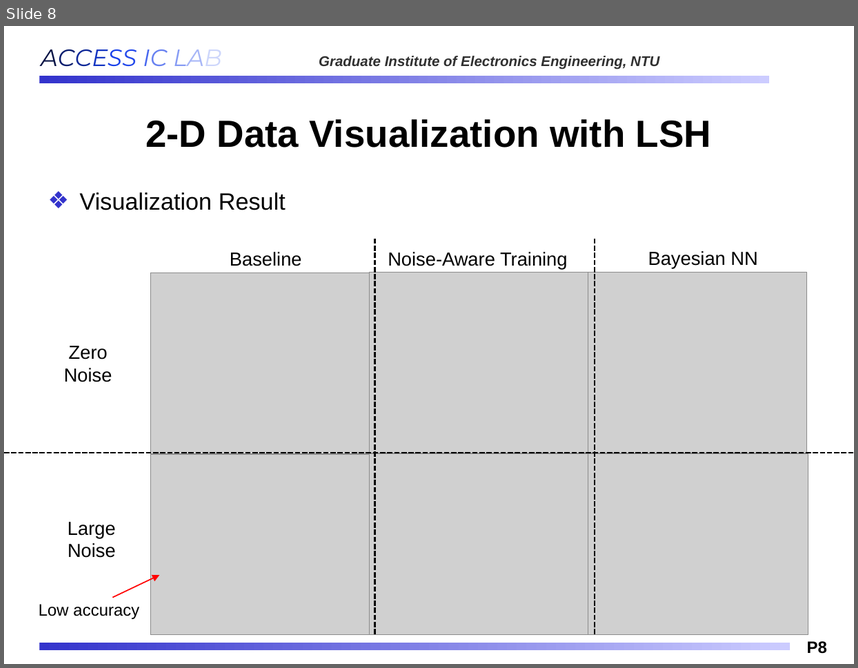
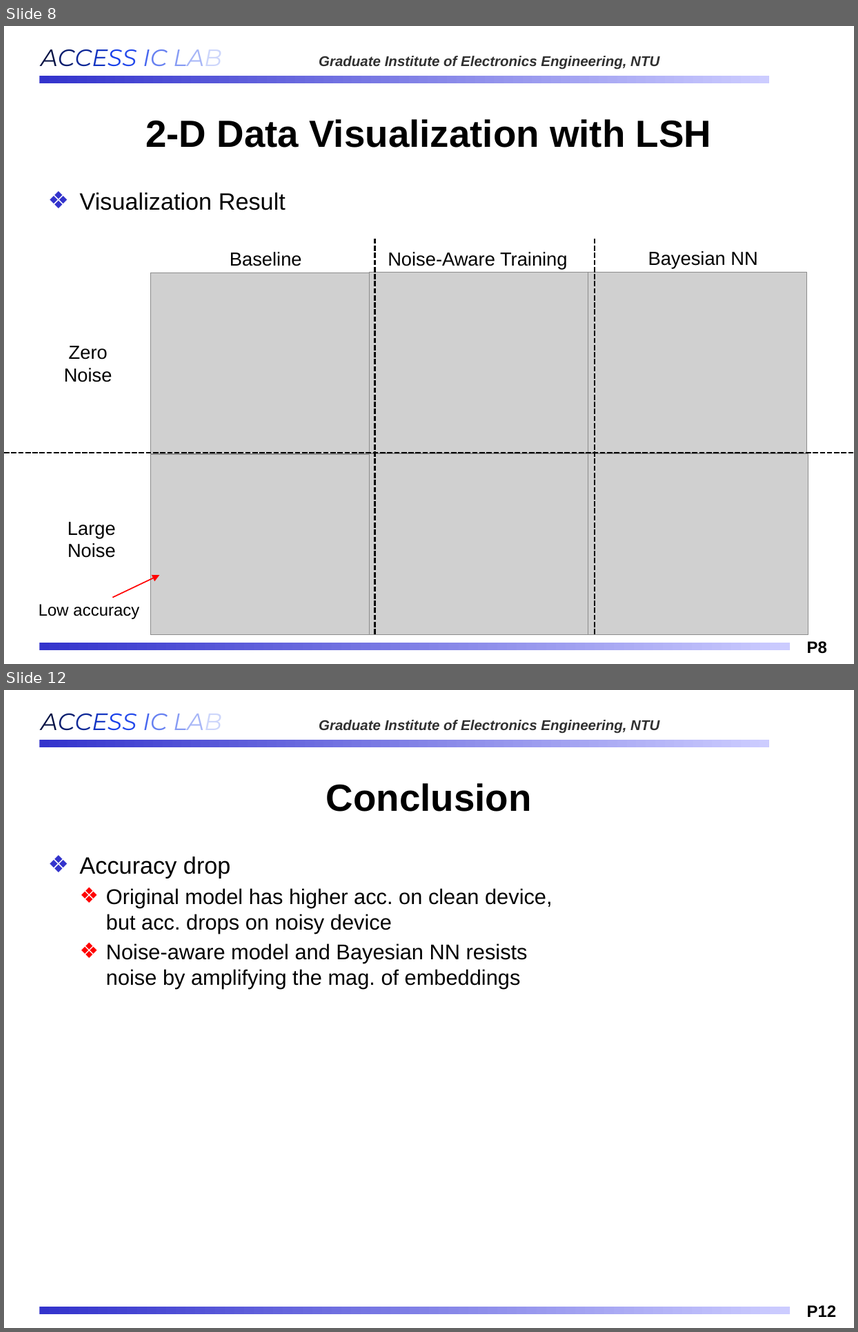
Before and after one commit to Oniontow/AndyWu_Project, a slide deck: b11901027_王仁軒.pptx. Shown one above the other, each under a label of ours: slide 8 before the commit, slides 8 and 12 after it; the slides between them are not shown. The pictures are 858x668 and 858x1332 pixels, drawn with LibreOffice and Linux fonts; fonts in the diff are those of the drawing; grey boxes stand for pictures; background and template pictures are left out. Boxes give left, top, right and bottom in pixels: in the first picture for what was removed or moved away, otherwise in the second. Text is boxed around its words. In the diff, an @@ line names an element or a change of style, - is before the commit and + after.

```diff
--- a/b11901027_王仁軒.pptx
+++ b/b11901027_王仁軒.pptx
@@ slide 12 added at (x1=4, y1=690, x2=854, y2=1328), background #FFFFFF; not listed: 4 template elements that a slide beside it also shows @@
@@ title added at (x1=326, y1=783, x2=532, y2=811), 32 pt, text #000000, bold @@
+Conclusion
@@ text added at (x1=80, y1=856, x2=553, y2=988), 18 pt, text #000000 @@
+❖ Accuracy drop
+  ❖ Original model has higher acc. on clean device,
+    but acc. drops on noisy device
+  ❖ Noise-aware model and Bayesian NN resists
+    noise by amplifying the mag. of embeddings
```
Also in this commit, not shown: 1 slide changed, 1 other slide added, 8 slides removed.
